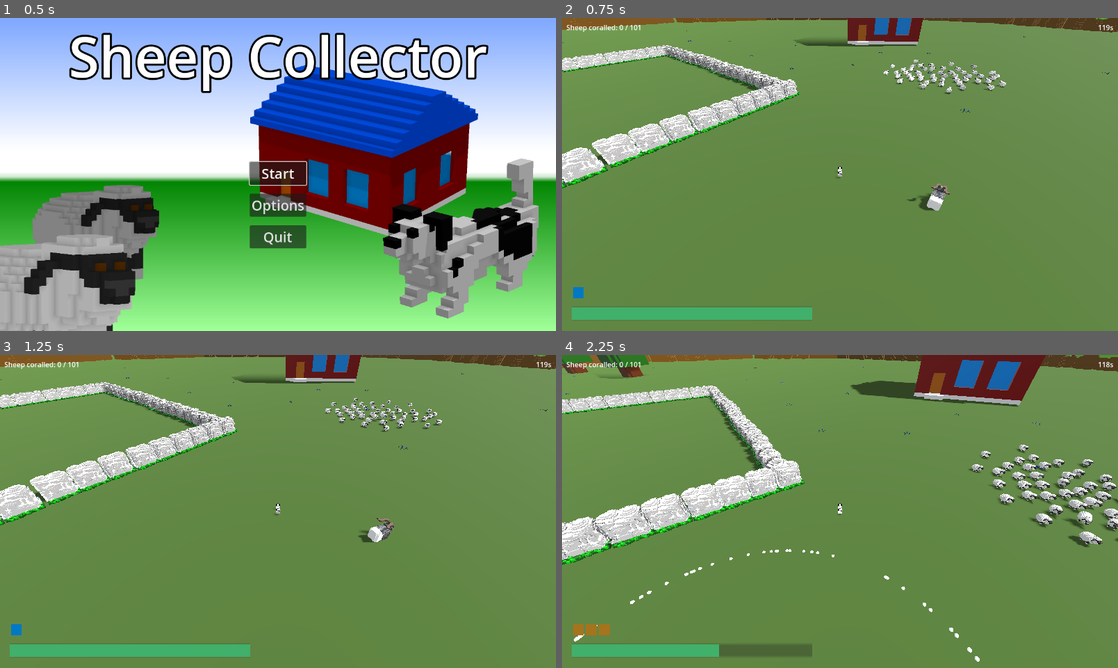
Above: before the commit, frames 1-4 (two rows, left to right).
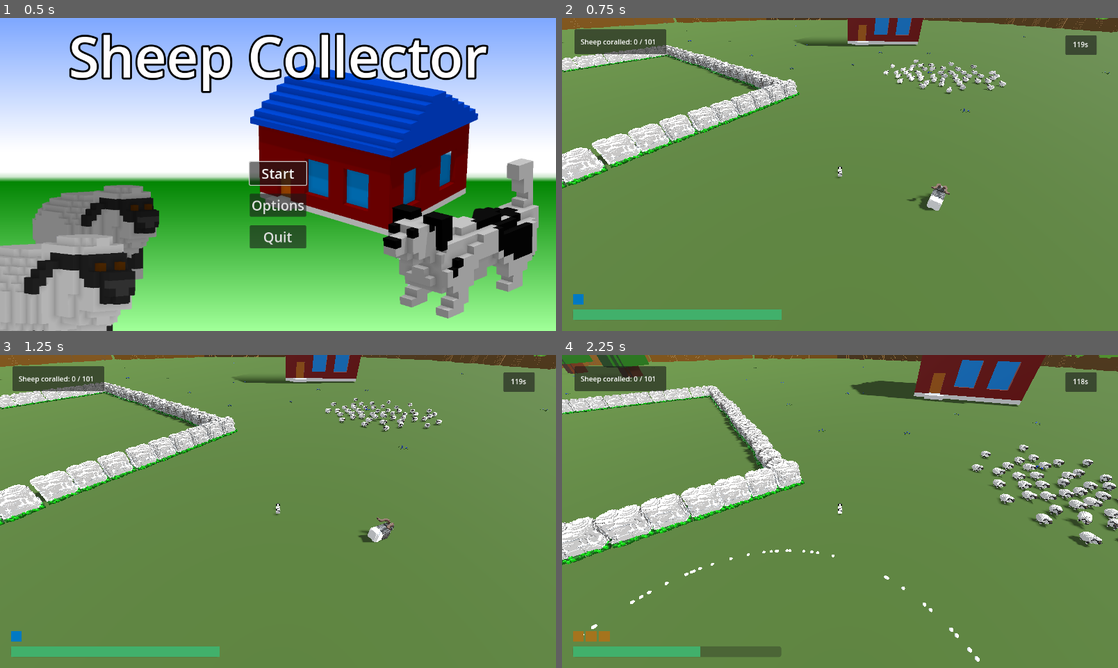
Above: after the commit, the same moments.

Repository: hunttis/ld-58
Game: Godot game, scene res://assets/scenes/master.tscn
Two runs of this game, one before a commit and one after it. Both use one fixed random seed, a clock stepped at 60 frames per second and the inputs below.
Inputs (mouse positions are in pixels of both pictures, inside the frame that each line leads up to):
- Up to frame 1 (0.5 s): no input
- Up to frame 2 (0.75 s): click "Start" at 0.5 s
- Up to frame 3 (1.25 s): no input
- Up to frame 4 (2.25 s): move the mouse to (867, 511) at 1.27 s; hold Q (ability_bark) 1.28-2.03 s; hold W (move_forward) from 1.28 s (still down); move the mouse to (812, 511) at 2.02 s; tap Space (ability_dash) at 2.1 s

Frame 1 is identical in both runs. In frame 2, 2.3% of the frame differs, in the area x 0-100%, y 2-97%; in frame 3, 2.3%; in frame 4, 2.6%.

Commit message:
add panels behind the score and timer

Diff:
--- a/assets/scenes/ui/ui.gd
+++ b/assets/scenes/ui/ui.gd
@@ -2,7 +2,7 @@
 
 @export var level_timer: Timer
 
-@onready var _timer_label: Label = $MarginContainer/Time
+@onready var _timer_label: Label = $Panel2/Time
 
 func _process(_delta: float):
   if level_timer.time_left > 0:
--- a/assets/scenes/ui/ui.tscn
+++ b/assets/scenes/ui/ui.tscn
@@ -1,9 +1,10 @@
-[gd_scene load_steps=6 format=3 uid="uid://d2n143c74e0i6"]
+[gd_scene load_steps=7 format=3 uid="uid://d2n143c74e0i6"]
 
-[ext_resource type="Script" path="res://assets/scenes/ui/stamina_bar.gd" id="1_7mnxw"]
+[ext_resource type="Script" uid="uid://3joj5t57chve" path="res://assets/scenes/ui/stamina_bar.gd" id="1_7mnxw"]
 [ext_resource type="Script" uid="uid://clq3efw6cwxs7" path="res://assets/scenes/ui/ui.gd" id="1_166pj"]
-[ext_resource type="Script" path="res://assets/scenes/ui/points.gd" id="2_pwtnk"]
-[ext_resource type="Script" path="res://assets/scenes/ui/move_container.gd" id="2_wlc6l"]
+[ext_resource type="Script" uid="uid://3q6k87wkyfdi" path="res://assets/scenes/ui/points.gd" id="2_pwtnk"]
+[ext_resource type="Script" uid="uid://45qn7f12oljx" path="res://assets/scenes/ui/move_container.gd" id="2_wlc6l"]
+[ext_resource type="Script" uid="uid://e4616p10casn" path="res://assets/scenes/ui/time.gd" id="4_6n0yi"]
 
 [sub_resource type="StyleBoxFlat" id="StyleBoxFlat_lcsp3"]
 bg_color = Color(0.2549444, 0.6885749, 0.4217892, 1)
@@ -17,71 +18,103 @@
 grow_vertical = 2
 script = ExtResource("1_166pj")
 
-[node name="StaminaBar" type="ProgressBar" parent="."]
-layout_mode = 1
-anchors_preset = 7
-anchor_left = 0.5
-anchor_top = 1.0
-anchor_right = 0.5
-anchor_bottom = 1.0
-offset_left = -618.0
-offset_top = -55.0
-offset_right = 642.0
-offset_bottom = -51.0
-grow_horizontal = 2
-grow_vertical = 0
-scale = Vector2(0.44000518, 7.31999)
-size_flags_vertical = 8
-theme_override_styles/fill = SubResource("StyleBoxFlat_lcsp3")
-show_percentage = false
-script = ExtResource("1_7mnxw")
-
-[node name="MarginContainer" type="MarginContainer" parent="."]
+[node name="Panel" type="Panel" parent="."]
 layout_mode = 1
 anchors_preset = 15
 anchor_right = 1.0
 anchor_bottom = 1.0
+offset_left = 29.0
+offset_top = 26.0
+offset_right = -1040.0
+offset_bottom = -637.0
 grow_horizontal = 2
 grow_vertical = 2
-theme_override_constants/margin_left = 10
-theme_override_constants/margin_top = 10
-theme_override_constants/margin_right = 10
-theme_override_constants/margin_bottom = 10
+size_flags_horizontal = 3
 
-[node name="Points" type="Label" parent="MarginContainer"]
-layout_mode = 2
-size_flags_horizontal = 0
+[node name="Points" type="Label" parent="Panel"]
+layout_mode = 1
+anchors_preset = 8
+anchor_left = 0.5
+anchor_top = 0.5
+anchor_right = 0.5
+anchor_bottom = 0.5
+offset_left = -91.5
+offset_top = -11.5
+offset_right = 91.5
+offset_bottom = 11.5
+grow_horizontal = 2
+grow_vertical = 2
+size_flags_horizontal = 2
 size_flags_vertical = 0
 text = "Sheep coralled: 12 / 100"
 script = ExtResource("2_pwtnk")
 
-[node name="Time" type="Label" parent="MarginContainer"]
-layout_mode = 2
+[node name="Panel2" type="Panel" parent="."]
+layout_mode = 1
+anchors_preset = 15
+anchor_right = 1.0
+anchor_bottom = 1.0
+offset_left = 1159.0
+offset_top = 40.0
+offset_right = -49.0
+offset_bottom = -635.0
+grow_horizontal = 2
+grow_vertical = 2
+
+[node name="Time" type="Label" parent="Panel2"]
+layout_mode = 1
+anchors_preset = 8
+anchor_left = 0.5
+anchor_top = 0.5
+anchor_right = 0.5
+anchor_bottom = 0.5
+offset_left = -34.0
+offset_top = -14.0
+offset_right = 33.5
+offset_bottom = 11.5
+grow_horizontal = 2
+grow_vertical = 2
 size_flags_horizontal = 8
 size_flags_vertical = 0
-text = "Da Time!"
+text = "90s"
+horizontal_alignment = 1
+script = ExtResource("4_6n0yi")
 
-[node name="MoveContainer" type="HBoxContainer" parent="."]
-custom_minimum_size = Vector2(90, 25)
+[node name="VBoxContainer" type="VBoxContainer" parent="."]
 layout_mode = 0
 offset_left = 25.0
-offset_top = 620.0
-offset_right = 115.0
-offset_bottom = 645.0
+offset_top = 635.0
+offset_right = 505.0
+offset_bottom = 695.0
+theme_override_constants/separation = 10
+
+[node name="MoveContainer" type="HBoxContainer" parent="VBoxContainer"]
+custom_minimum_size = Vector2(90, 25)
+layout_mode = 2
+size_flags_horizontal = 0
+size_flags_vertical = 10
 theme_override_constants/separation = 5
 script = ExtResource("2_wlc6l")
 
-[node name="Jog" type="ColorRect" parent="MoveContainer"]
+[node name="Jog" type="ColorRect" parent="VBoxContainer/MoveContainer"]
 custom_minimum_size = Vector2(25, 25)
 layout_mode = 2
 
-[node name="Sprint" type="ColorRect" parent="MoveContainer"]
+[node name="Sprint" type="ColorRect" parent="VBoxContainer/MoveContainer"]
 custom_minimum_size = Vector2(25, 25)
 layout_mode = 2
 
-[node name="Dash" type="ColorRect" parent="MoveContainer"]
+[node name="Dash" type="ColorRect" parent="VBoxContainer/MoveContainer"]
 custom_minimum_size = Vector2(25, 25)
 layout_mode = 2
+
+[node name="StaminaBar" type="ProgressBar" parent="VBoxContainer"]
+custom_minimum_size = Vector2(0, 25)
+layout_mode = 2
+size_flags_vertical = 1
+theme_override_styles/fill = SubResource("StyleBoxFlat_lcsp3")
+show_percentage = false
+script = ExtResource("1_7mnxw")
 
 [node name="GameOverLabel" type="Label" parent="."]
 visible = false
